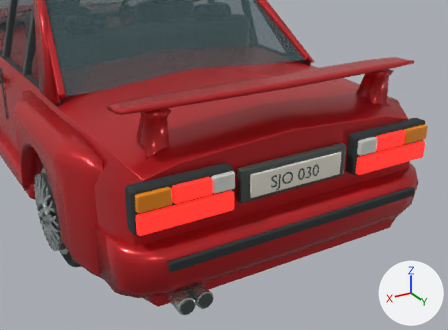
What one commit did to the Blender file source_blender/m3_e30.blend.
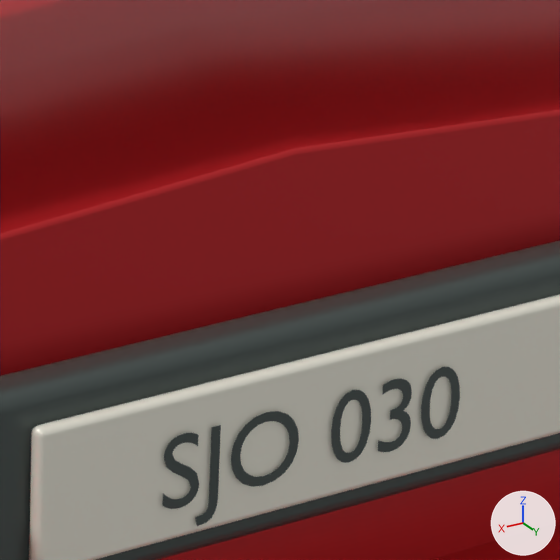
Old and new are each drawn from a 50 mm camera at (1.601, 4.249, 1.837) aimed at (0.285, 2.055, 0.74) and again close up on the part from 55% to 75% of the width and 32% to 59% of the height. The lights are fixed; the arrows at lower right show +X, +Y and +Z. The first two pictures are the older version.

Objects in the first close-up: 'Coupe registration', 'Painted bodyshell', 'Rear number plate', 'Rear plate surround', 'Wraparound rear apron'.
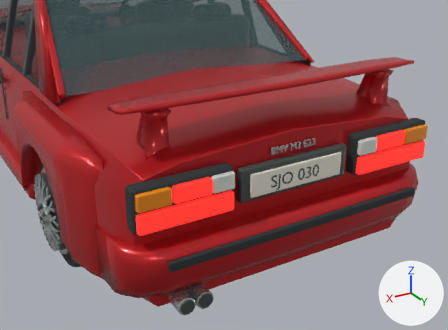
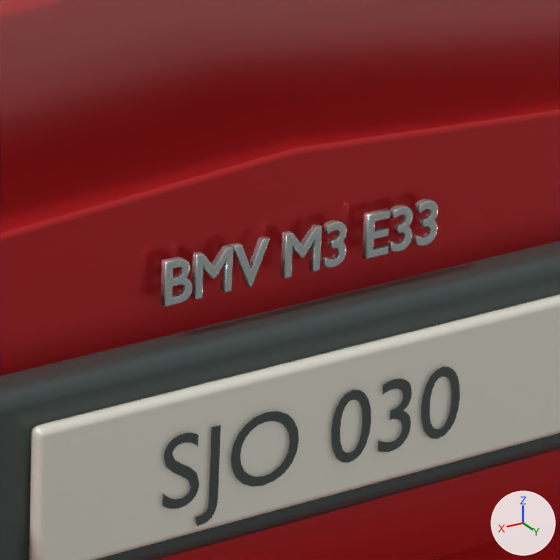
Commit message: Add fictional badges to the three classic cars

Changed parts and their boxes [x1, y1, x2, y2] in the close-ups (560 x 560 px):
'BMV M3 E33 rear badge', added: after [160, 199, 438, 307]

The edits, one by one:
Mesh me_bmv_m3_e33_rear_badge is new.
It has 8344 vertices, 7724 faces and spans x 0.003..0.246, y -0.001..0.033, z -0.003..0.003.
It uses material mat_brushed_equipment_metal (light grey #c4cdcb).
Object 'BMV M3 E33 rear badge' (ob_bmv_m3_e33_rear_badge) is new; it shows me_bmv_m3_e33_rear_badge.
Its parent is ob_m3_e30.
Its location is (0.124, 2.187, 0.802).
Its rotation in degrees is (90, 0, 180).
